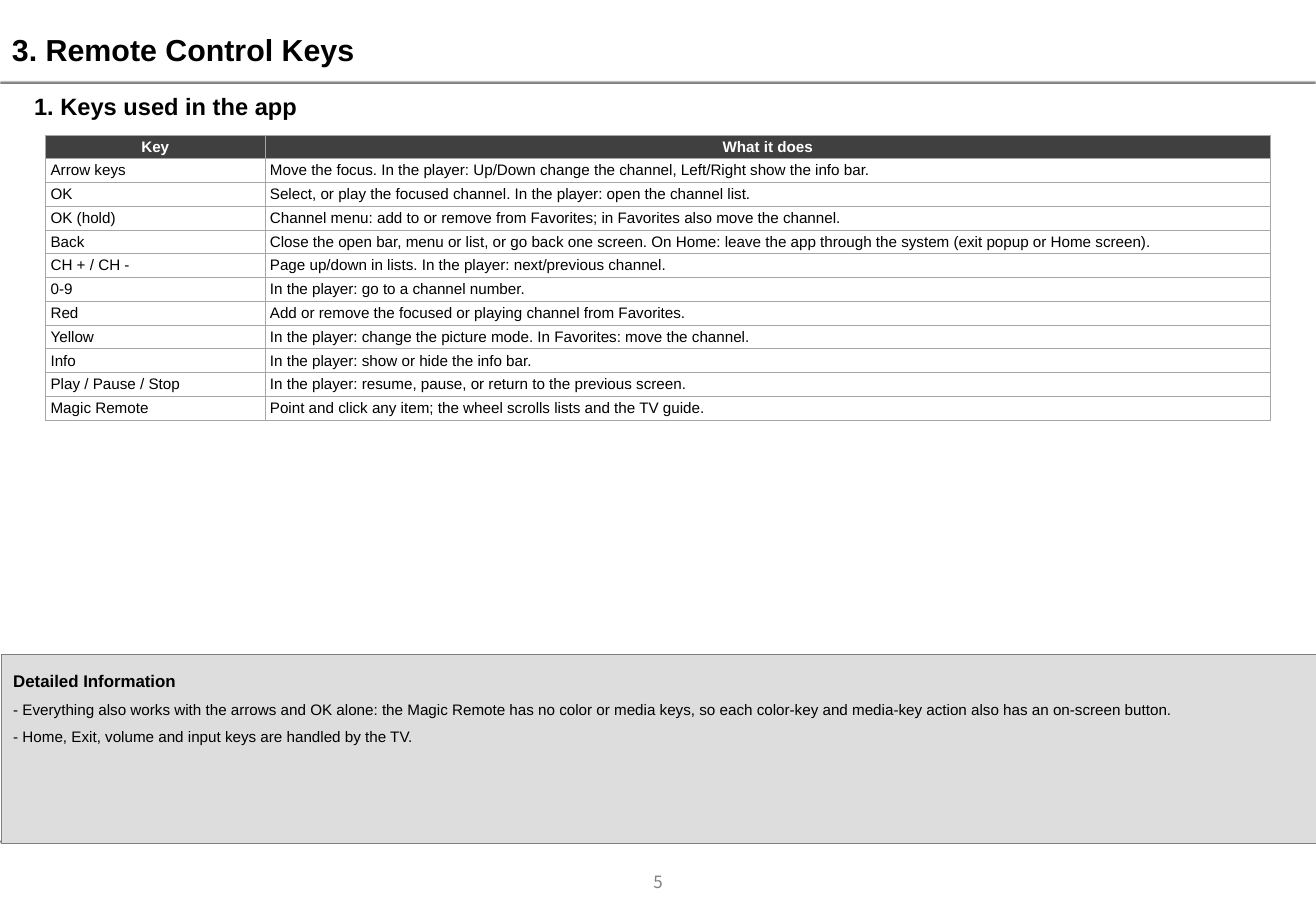
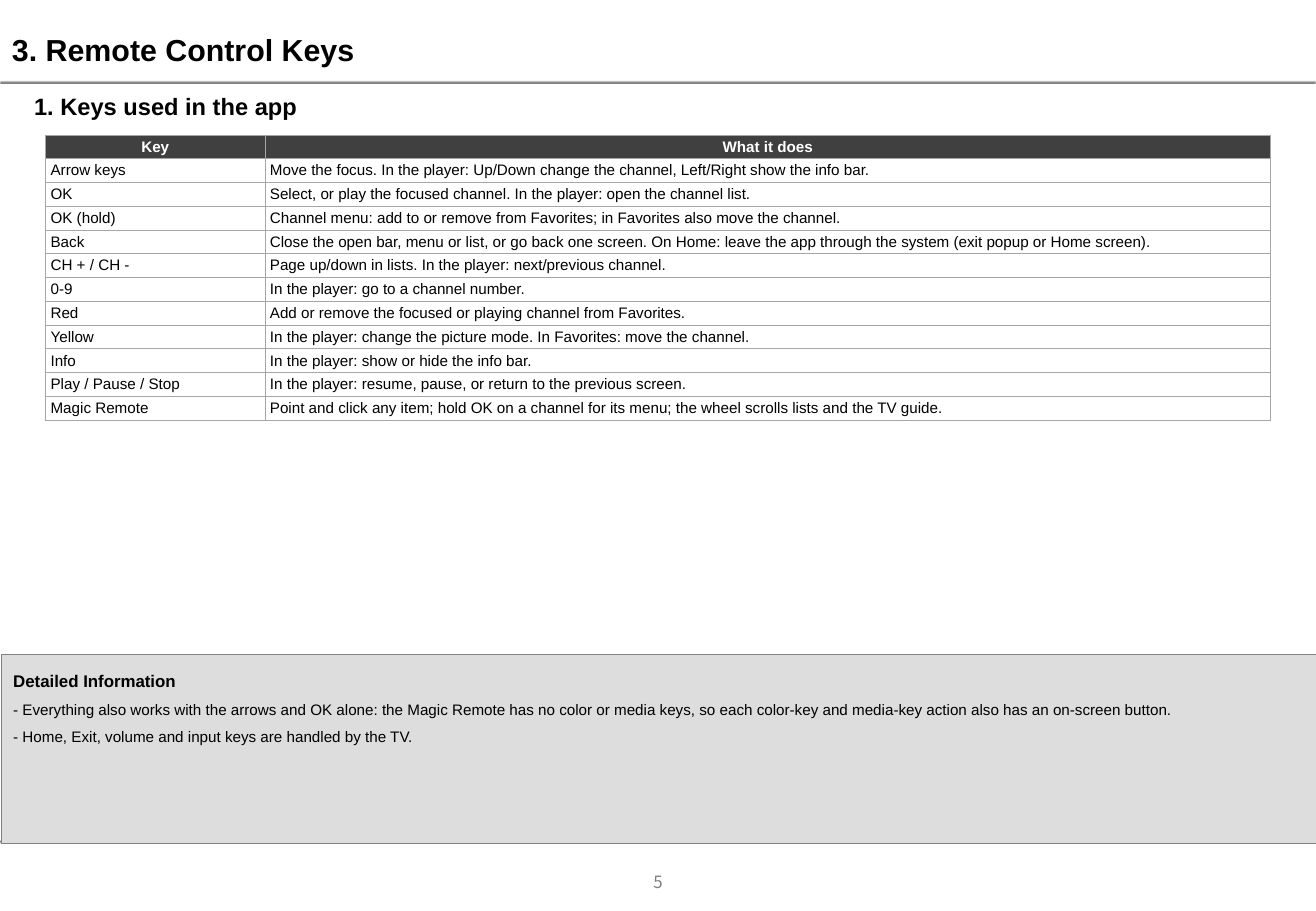
Before and after one commit to dazzling-no-more/zaplist, a slide deck: slide 5 of store/lg-qa/Zaplist_UX_Scenario_1.0.0.pptx. Drawn at 1316x911 pixels with LibreOffice and Linux fonts; fonts in the diff are those of the drawing; background and template pictures are left out. Boxes give left, top, right and bottom in pixels: in the first picture for what was removed or moved away, otherwise in the second. Text is boxed around its words. In the diff, an @@ line names an element or a change of style, - is before the commit and + after.

```diff
--- a/store/lg-qa/Zaplist_UX_Scenario_1.0.0.pptx
+++ b/store/lg-qa/Zaplist_UX_Scenario_1.0.0.pptx
@@ table at [46, 135, 1272, 420] @@
-row 12, column 2: Point and click any item; the wheel scrolls lists and the TV guide.
+row 12, column 2: Point and click any item; hold OK on a channel for its menu; the wheel scrolls lists and the TV guide.
```
Also in this commit, not shown: 1 other slide changed, 7 other files.
